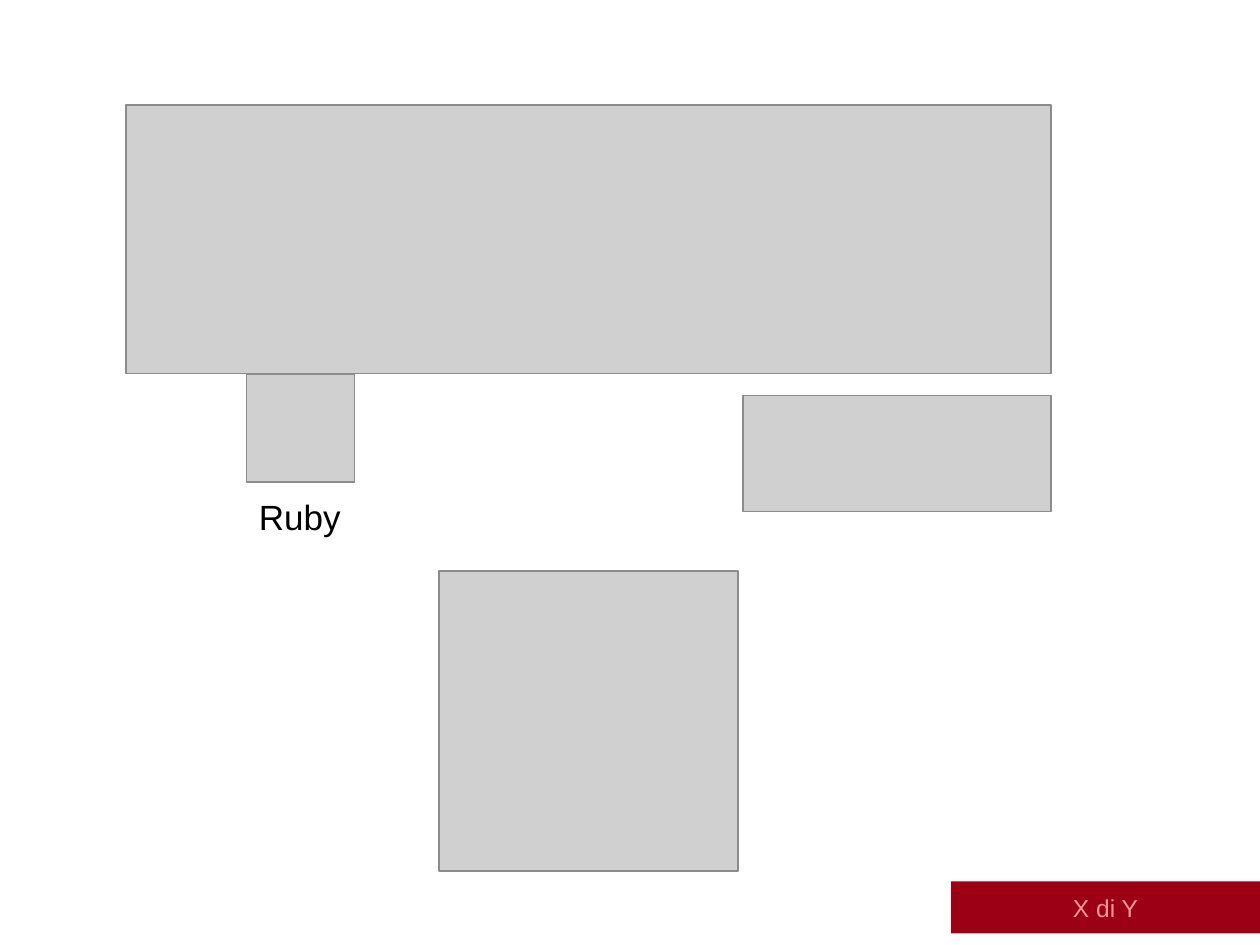
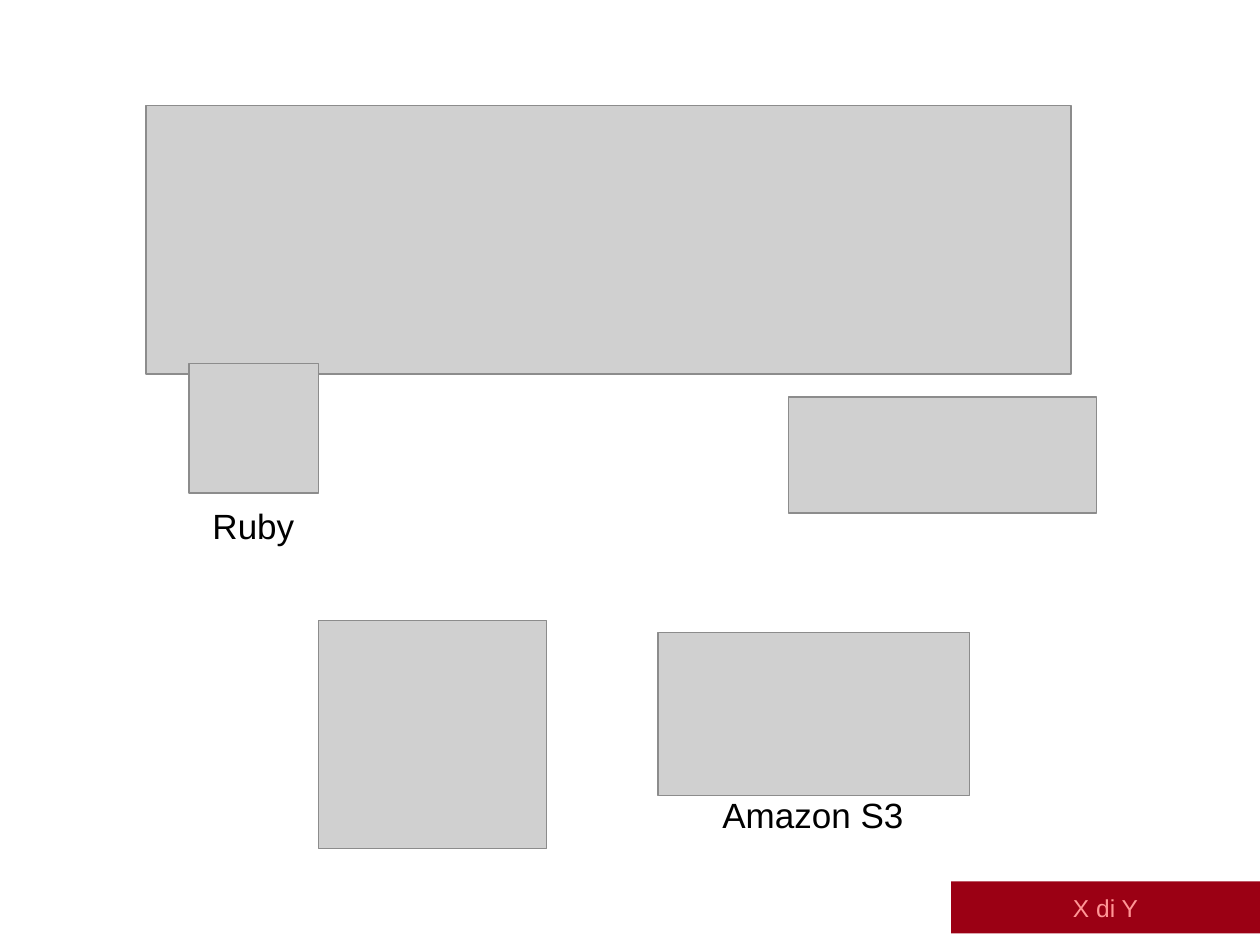
Before and after one commit to albertolazari/tesi, a slide deck: slide 5 of src/presentazione/slide-discussione.pptx. Drawn at 1260x945 pixels with LibreOffice and Linux fonts; fonts in the diff are those of the drawing; grey boxes stand for pictures; background and template pictures are left out. Boxes give left, top, right and bottom in pixels: in the first picture for what was removed or moved away, otherwise in the second. Text is boxed around its words. In the diff, an @@ line names an element or a change of style, - is before the commit and + after.

```diff
--- a/src/presentazione/slide-discussione.pptx
+++ b/src/presentazione/slide-discussione.pptx
@@ picture moved from (x1=126, y1=105, x2=1051, y2=373) to (x1=146, y1=106, x2=1071, y2=374) @@
@@ picture resized from (x1=247, y1=374, x2=355, y2=483) to (x1=189, y1=363, x2=319, y2=493) @@
@@ picture moved from (x1=743, y1=396, x2=1051, y2=512) to (x1=789, y1=397, x2=1096, y2=513) @@
@@ text "Ruby" moved from (x1=259, y1=504, x2=341, y2=537) to (x1=212, y1=513, x2=294, y2=546) @@
@@ picture resized from (x1=438, y1=571, x2=737, y2=871) to (x1=319, y1=620, x2=547, y2=848) @@
@@ picture added at (x1=658, y1=633, x2=969, y2=796) @@
@@ text added at (x1=722, y1=803, x2=904, y2=829), 20 pt, text #000000 @@
+Amazon S3
```
Also in this commit, not shown: 1 other slide changed, 5 slides added.
